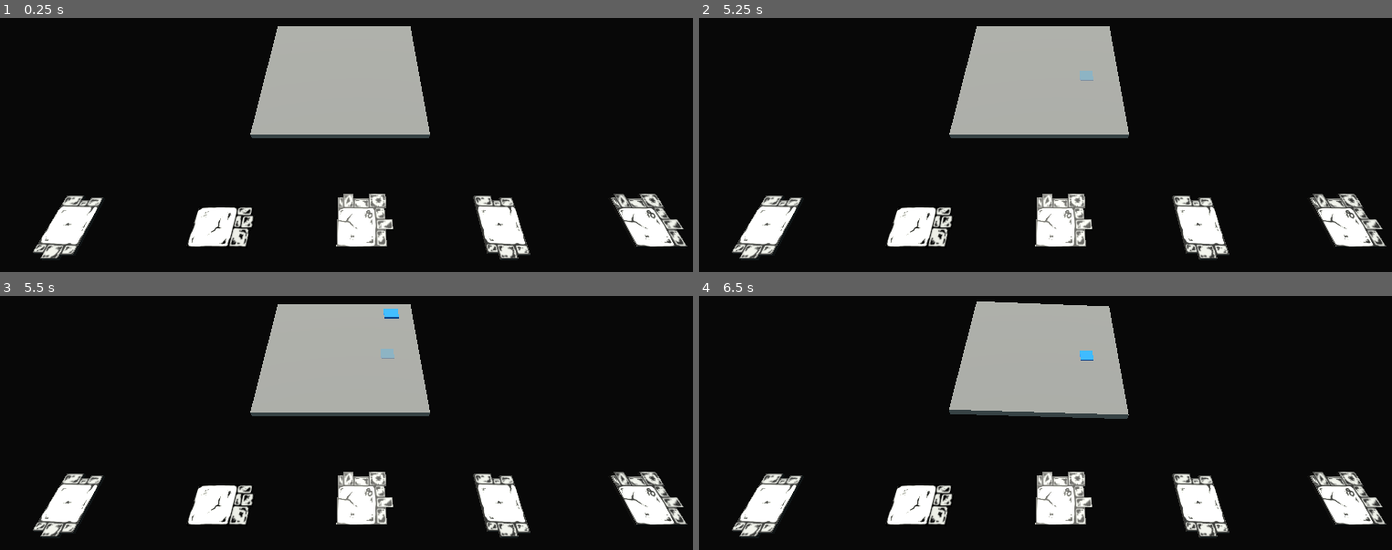
Above: before the commit, frames 1-4 (two rows, left to right).
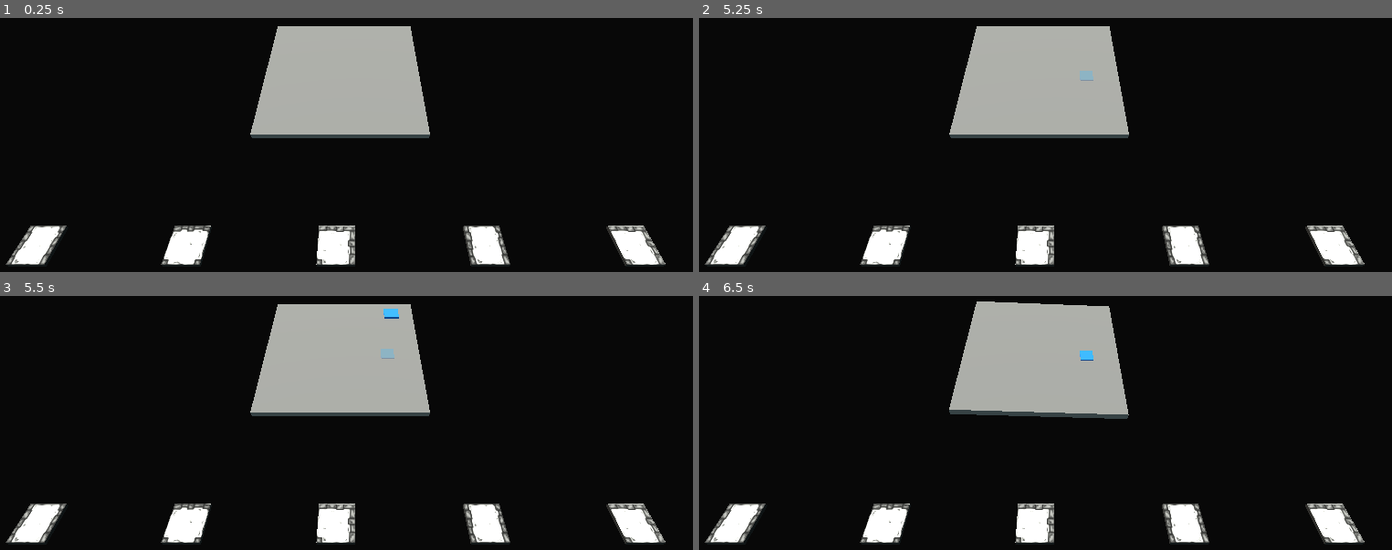
Above: after the commit, the same moments.

Repository: Cybierre-Koffee-Studio/GameOff2023
Game: Godot game, scene res://main.tscn
Two runs of this game, one before a commit and one after it. Both use one fixed random seed, a clock stepped at 60 frames per second and the inputs below.
Inputs (mouse positions are in pixels of both pictures, inside the frame that each line leads up to):
- Up to frame 1 (0.25 s): no input
- Up to frame 2 (5.25 s): tap Enter at 0.5, 2, 3.5 s; move the mouse to (1211, 56) at 0.52 s; click (1211, 56) at 0.67 s; tap Space at 1.25, 2.75, 4.25 s; move the mouse to (906, 96) at 1.27 s; click (906, 96) at 1.42 s; move the mouse to (outside the picture) at 2.02 s; click (outside the picture) at 2.17 s; move the mouse to (1017, 160) at 2.77 s; click (1017, 160) at 2.92 s; move the mouse to (1274, 137) at 3.52 s; click (1274, 137) at 3.67 s; move the mouse to (outside the picture) at 4.27 s; click (outside the picture) at 4.42 s; move the mouse to (1094, 76) at 5.02 s; click (1094, 76) at 5.17 s
- Up to frame 3 (5.5 s): no input
- Up to frame 4 (6.5 s): move the mouse to (outside the picture) at 5.77 s; click (outside the picture) at 5.92 s

The runs differ from the first frame. In frame 1, 9.3% of the frame differs, in the area x 0-100%, y 69-98%; in frame 2, 9.3%; in frame 3, 9.3%; in frame 4, 9.3%.

Commit message:
intégration des nouvelles tuiles carrées dans le projet Godot

Diff:
--- a/godot/plateau.gd
+++ b/godot/plateau.gd
@@ -6,28 +6,28 @@
 
 # Called when the node enters the scene tree for the first time.
 func _ready():
-	for i in GRID_SIZE*GRID_SIZE:
-		var emplacementTuile: Node3D = sceneEmplacementTuile.instantiate()
-		emplacementTuile.position.x = i/GRID_SIZE - 6
-		emplacementTuile.position.z = i%GRID_SIZE - 6
-		emplacementTuile.position.y = 0.5
-		emplacementTuile.connect("add_tile", on_add_tile)
-		add_child(emplacementTuile)
+    for i in GRID_SIZE*GRID_SIZE:
+        var emplacementTuile: Node3D = sceneEmplacementTuile.instantiate()
+        emplacementTuile.position.x = i/GRID_SIZE - 6
+        emplacementTuile.position.z = i%GRID_SIZE - 6
+        emplacementTuile.position.y = 0.5
+        emplacementTuile.connect("add_tile", on_add_tile)
+        add_child(emplacementTuile)
 
 # Called every frame. 'delta' is the elapsed time since the previous frame.
 func _process(delta):
-	pass
+    pass
 
 func on_add_tile(src):
-	var tuile = sceneTuile.instantiate()
-	tuile.position = src.position
-	tuile.position.y = 50
-	add_child(tuile)
-	var tween = create_tween()
-	tween.tween_property(tuile, "position:y", 0.5, 0.8).set_trans(Tween.TRANS_QUINT).set_ease(Tween.EASE_OUT)
-	tween.tween_callback(src.queue_free)
-	tip((tuile.position.x+0.5)*0.8)
+    var tuile = sceneTuile.instantiate()
+    tuile.position = src.position
+    tuile.position.y = 50
+    add_child(tuile)
+    var tween = create_tween()
+    tween.tween_property(tuile, "position:y", 0.5, 0.8).set_trans(Tween.TRANS_QUINT).set_ease(Tween.EASE_OUT)
+    tween.tween_callback(src.queue_free)
+    tip((tuile.position.x+0.5)*0.8)
 
 func tip(angle):
-	var tween = create_tween()
-	tween.tween_property(self, "rotation_degrees:z", rotation_degrees.z - angle, 0.6).set_trans(Tween.TRANS_BACK).set_ease(Tween.EASE_OUT).set_delay(0.6)
+    var tween = create_tween()
+    tween.tween_property(self, "rotation_degrees:z", rotation_degrees.z - angle, 0.6).set_trans(Tween.TRANS_BACK).set_ease(Tween.EASE_OUT).set_delay(0.6)
--- a/godot/tile_center.tscn
+++ b/godot/tile_center.tscn
@@ -3,6 +3,3 @@
 [ext_resource type="PackedScene" uid="uid://hx7w45hicq7f" path="res://models/tiles/tile_center.glb" id="1_bitt6"]
 
 [node name="tile_center" instance=ExtResource("1_bitt6")]
-
-[node name="Cube_002" parent="." index="0"]
-transform = Transform3D(1, 0, 0, 0, 1, 0, 0, 0, 1, 0, 0, 0)
--- a/godot/tile_corner.tscn
+++ b/godot/tile_corner.tscn
@@ -3,6 +3,3 @@
 [ext_resource type="PackedScene" uid="uid://8pomoi4omin2" path="res://models/tiles/tile_corner.glb" id="1_g4ksh"]
 
 [node name="tile_corner" instance=ExtResource("1_g4ksh")]
-
-[node name="Cube" parent="." index="0"]
-transform = Transform3D(1, 0, 0, 0, 1, 0, 0, 0, 1, 1, 0, -1)
--- a/godot/tile_corridor.tscn
+++ b/godot/tile_corridor.tscn
@@ -3,6 +3,3 @@
 [ext_resource type="PackedScene" uid="uid://d2kdgyckekyyk" path="res://models/tiles/tile_corridor.glb" id="1_ghjck"]
 
 [node name="tile_corridor" instance=ExtResource("1_ghjck")]
-
-[node name="Cube_003" parent="." index="0"]
-transform = Transform3D(1, 0, 0, 0, 1, 0, 0, 0, 1, 0, 0, 0)
--- a/godot/tile_straight.tscn
+++ b/godot/tile_straight.tscn
@@ -3,6 +3,3 @@
 [ext_resource type="PackedScene" uid="uid://707jn05r3xdx" path="res://models/tiles/tile_straight.glb" id="1_33hxc"]
 
 [node name="tile_straight" instance=ExtResource("1_33hxc")]
-
-[node name="Cube_001" parent="." index="0"]
-transform = Transform3D(1, 0, 0, 0, 1, 0, 0, 0, 1, 1, 0, -1)
Binary file changed: godot/models/tiles/tile_center.glb
Binary file added: godot/models/tiles/tile_center_texture_center.png
Not shown, added: godot/models/tiles/tile_center_texture_center.png.import
Binary file changed: godot/models/tiles/tile_corner.glb
Binary file added: godot/models/tiles/tile_corner_texture_corner.png
Not shown, added: godot/models/tiles/tile_corner_texture_corner.png.import
Binary file changed: godot/models/tiles/tile_corridor.glb
Binary file added: godot/models/tiles/tile_corridor_texture_corridor.png
Not shown, added: godot/models/tiles/tile_corridor_texture_corridor.png.import
Binary file changed: godot/models/tiles/tile_straight.glb
Binary file added: godot/models/tiles/tile_straight_texture_t.png
Not shown, added: godot/models/tiles/tile_straight_texture_t.png.import
(and 2 more such lines)
